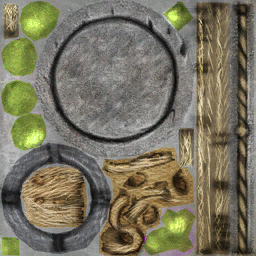
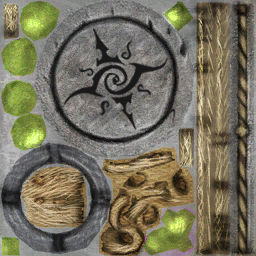
Layers edited between the first and the second w=256, h=256 image:
added layer "Слой 7" above "Слой 6 копия" over [62,27,169,131]
